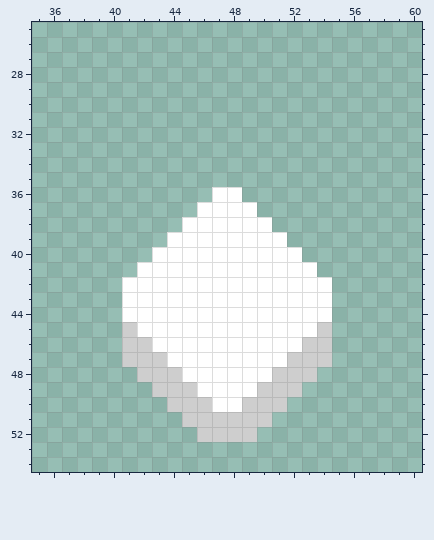
Sprite sheet: sprites/units/hawk-cell.png. Above is the file before it was changed.
The file is 96x90 pixels. Shown: x 35..60, y 25..54.
The same view after the edit:
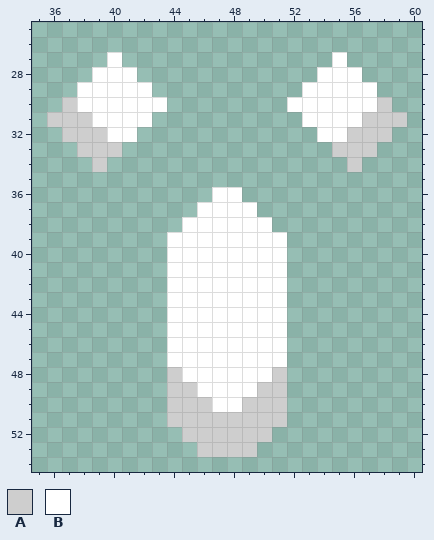
Palette (. is transparent): A #cecece  B #ffffff
What changed:
Changed rows in their new state; - is an unchanged pixel.
first column x 36:
27 ----B--------------B----
28 ---BBB------------BBB---
29 --BBBBB----------BBBBB--
30 -ABBBBBB--------BBBBBBA-
31 AAABBBB----------BBBBAAA
32 -AAABB------------BBAAA-
33 --AAA--------------AAA--
34 ---A----------------A---
first column x 41:
40 --.--------.--
41 -..--------..-
42 ...--------...
43 ...--------...
44 ...--------...
45 ...--------...
46 ...--------...
47 ...--------...
48 -..--------..-
49 --.--------.--
51 ---A------A---
52 ----A----A----
53 -----AAAA-----
Pixel boxes of the changes (left, top, right, bottom) in both pictures:
added: (47, 52, 167, 172)
added: (287, 52, 407, 172)
changed: (122, 247, 332, 457)
